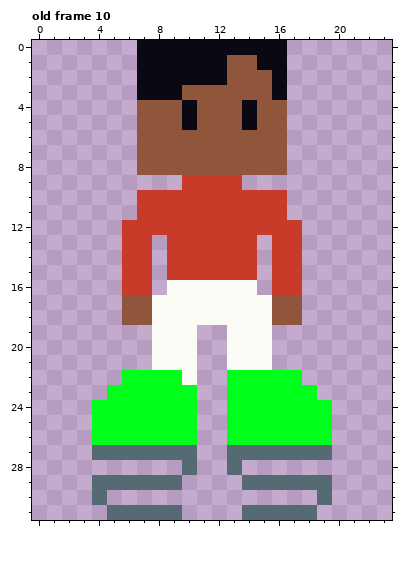
Pixel-art file -- Assets/Sprites/char anim.aseprite. The picture above is the old version.
24x32 pixels, 10 frames. Shown: old frame 10. The commit also changed other frames, which this record leaves out.
Now the later version:
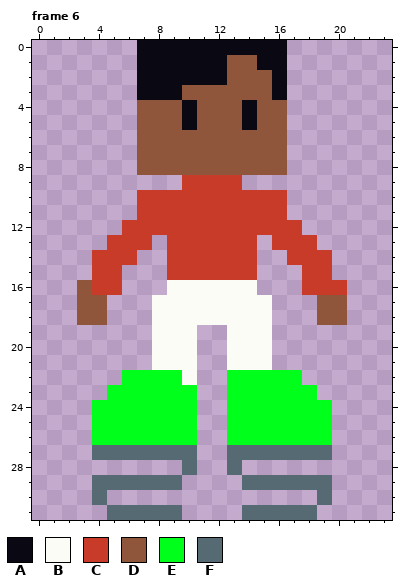
Palette (. is transparent): A #090813  B #fcfcf7  C #c83b28  D #8f563b  E #00ff1b  F #566a74
A new or re-ordered frame is compared with the old frame closest to it.
The edit:
{"change": "frames re-ordered"}
{"where": "frame 6 against old frame 10"}
{"frame":6,"y":13,"x":5,"old":".","new":"C"}
{"frame":6,"y":13,"x":18,"old":".","new":"C"}
{"frame":6,"y":14,"x":4,"old":"..","new":"CC"}
{"frame":6,"y":14,"x":7,"old":"C","new":"."}
{"frame":6,"y":14,"x":16,"old":"C","new":"."}
{"frame":6,"y":14,"x":18,"old":"..","new":"CC"}
{"frame":6,"y":15,"x":4,"old":"..CC","new":"CC.."}
{"frame":6,"y":15,"x":16,"old":"CC..","new":"..CC"}
{"frame":6,"y":16,"x":3,"old":"...CC","new":"DCC.."}
{"frame":6,"y":16,"x":16,"old":"CC...","new":"..CCC"}
{"frame":6,"y":17,"x":3,"old":"..","new":"DD"}
{"frame":6,"y":17,"x":6,"old":"DD","new":".."}
{"frame":6,"y":17,"x":16,"old":"DD","new":".."}
{"frame":6,"y":17,"x":19,"old":"..","new":"DD"}
{"frame":6,"y":18,"x":3,"old":"..","new":"DD"}
{"frame":6,"y":18,"x":6,"old":"DD","new":".."}
{"frame":6,"y":18,"x":16,"old":"DD","new":".."}
{"frame":6,"y":18,"x":19,"old":"..","new":"DD"}
